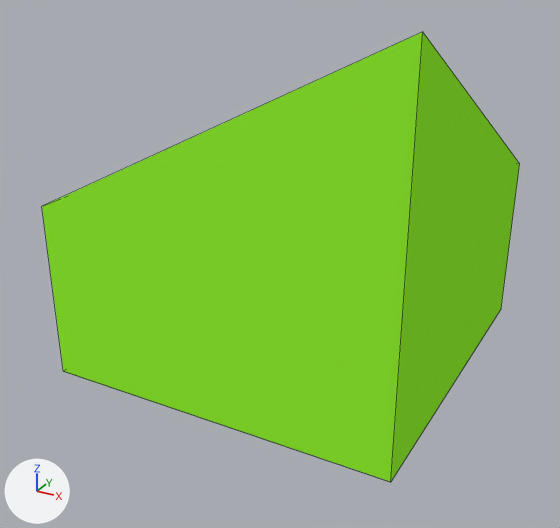
One commit to the Blender file slope tip.blend: the scene before it, then after it.
Before and after are seen from a 50 mm lens placed at (2.42, -4.7, 1.69), pointed at (-0.02, -0.27, -0.52). Arrows for +X, +Y and +Z are at lower left; the lights stay in place. Mesh edges are drawn as thin lines. The same objects are shown in both versions, whatever each file hides. Objects named as collision shapes, trigger or cutter boxes, shadow casters or lower levels of detail are left out.

Objects in the first picture: 'MountPoint'.
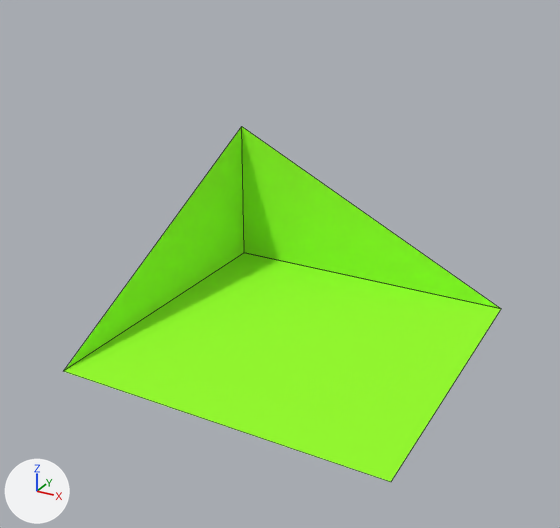
What changed in the scene script:
```text
Change me_mountpoint:
    where me_mountpoint.from_pydata(...)  # 20 vertices, 5 faces; spans x -1.25..1.25, y -1.25..1.25, z -1.25..1.25
    used by ob_mountpoint; location = (0.0, 0.0, 0.0)
    verts and faces of me_mountpoint; kept vertices keep their numbers, new ones are numbered from 20
    before: 0 (-1.25, -1.25, -1.25) at pixel (63, 371), 1 (1.25, -1.25, -1.25) at pixel (390, 482), 2 (1.25, -1.25, 1.25) at pixel (422, 31), 3 (-1.25, -1.25, 0.0) at pixel (41, 206), 4 (1.25, 1.25, -1.25) at pixel (501, 308)
    before: 5 (-1.25, 1.25, -1.25), 6 (-1.25, 1.25, 0.0), 7 (1.25, 1.25, 0.0) at pixel (519, 163), 8 (1.25, -1.25, -1.25) at pixel (390, 482), 9 (1.25, 1.25, -1.25) at pixel (501, 308)
    before: 10 (1.25, 1.25, 0.0) at pixel (519, 163), 11 (1.25, -1.25, 1.25) at pixel (422, 31), 12 (-1.25, 1.25, -1.25), 13 (-1.25, -1.25, -1.25) at pixel (63, 371), 14 (-1.25, -1.25, 0.0) at pixel (41, 206)
    before: 15 (-1.25, 1.25, 0.0), 16 (-1.25, 1.25, -1.25), 17 (1.25, 1.25, -1.25) at pixel (501, 308), 18 (1.25, -1.25, -1.25) at pixel (390, 482), 19 (-1.25, -1.25, -1.25) at pixel (63, 371)
    me_mountpoint part 1
    add delete_vertices([2, 3, 7, 8, 10, 11, 14, 18])  # with the faces that use them
    add faces += [(4, 5, 6, 9), (0, 13, 15, 12), (1, 19, 16, 17)]
```

Changed parts and their boxes [x1, y1, x2, y2] in the pictures (560 x 528 px):
'MountPoint', reshaped (9% narrower, 21% shorter)
    before: [42, 32, 520, 482]
    after: [64, 127, 501, 482]
